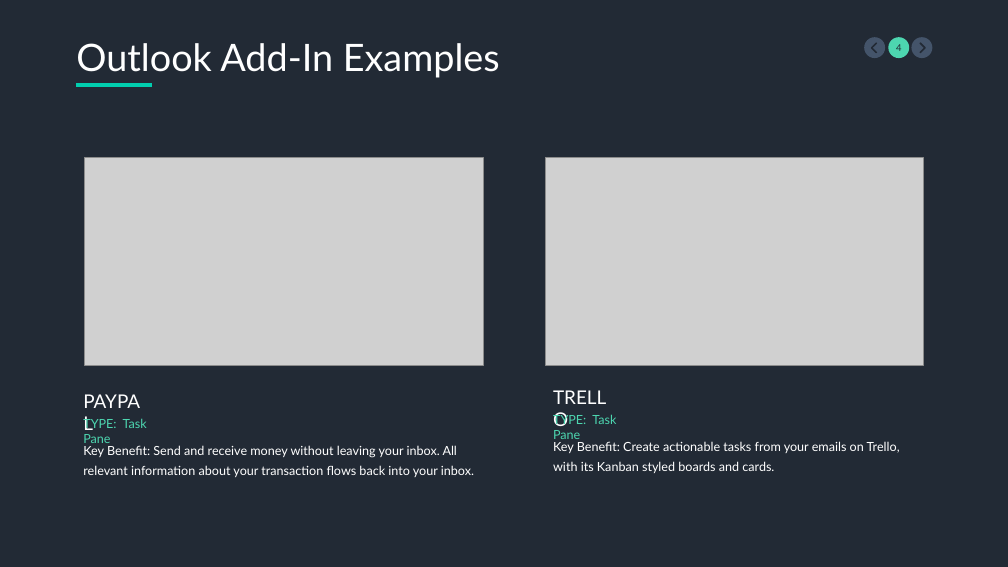
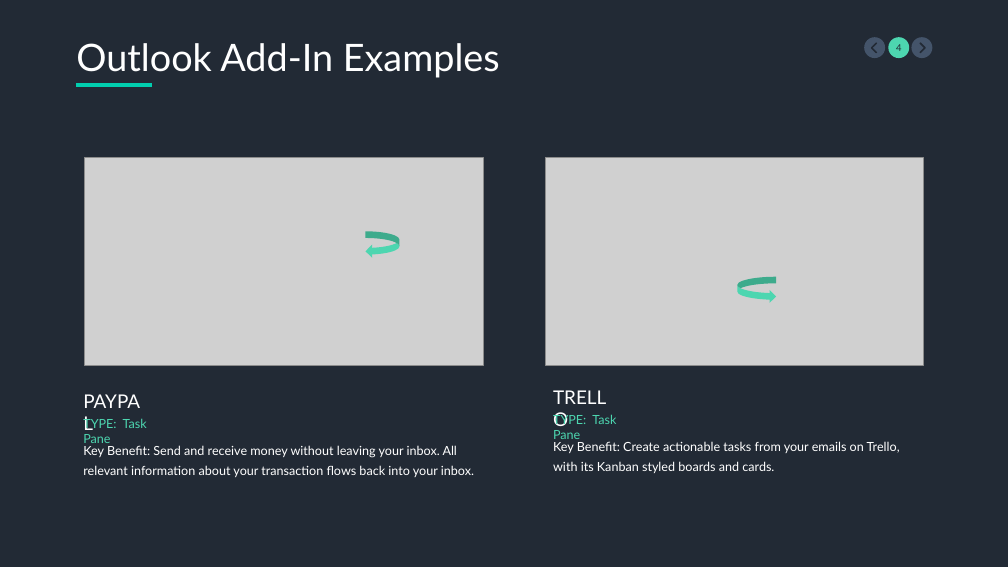
Before and after one commit to mleeb1/git-the-gist, a slide deck: slide 4 of Office Add-Ins.pptx. Drawn at 1008x567 pixels with LibreOffice and Linux fonts; fonts in the diff are those of the drawing; grey boxes stand for pictures. Boxes give left, top, right and bottom in pixels: in the first picture for what was removed or moved away, otherwise in the second. Text is boxed around its words. In the diff, an @@ line names an element or a change of style, - is before the commit and + after.

```diff
--- a/Office Add-Ins.pptx
+++ b/Office Add-Ins.pptx
@@ curved left arrow added at <box>365,231,399,258</box>, fill #4DD6B0 @@
@@ curved right arrow added at <box>737,277,776,303</box>, fill #4DD6B0 @@
```
Also in this commit, not shown: 1 other slide changed.
